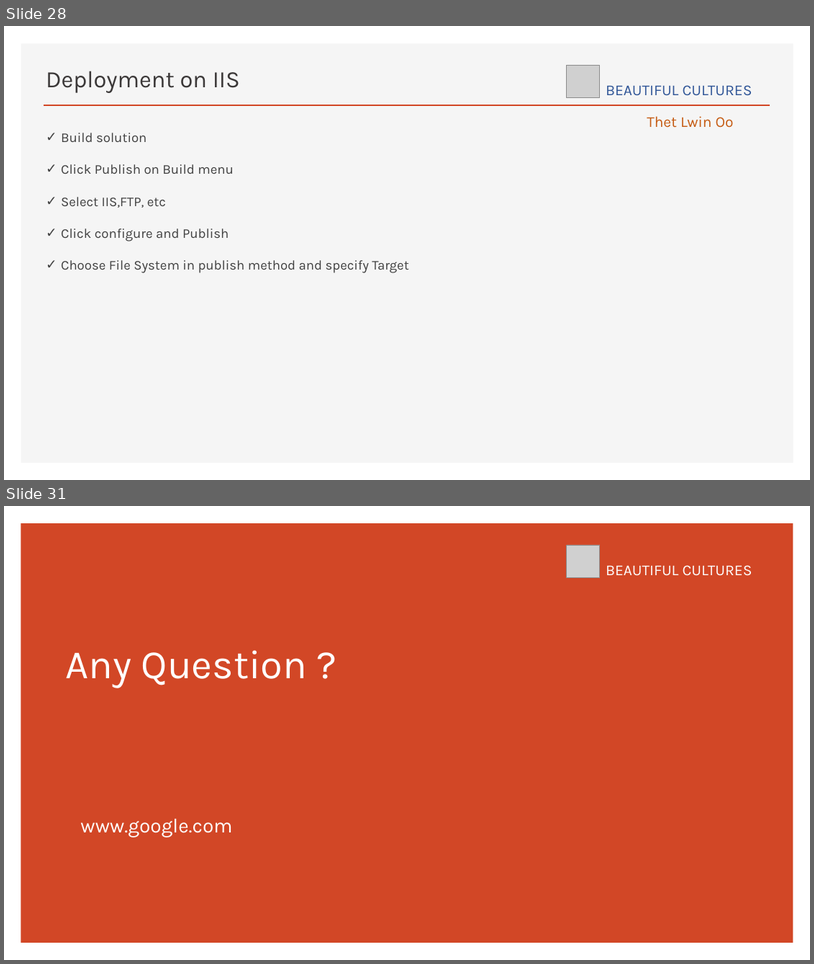
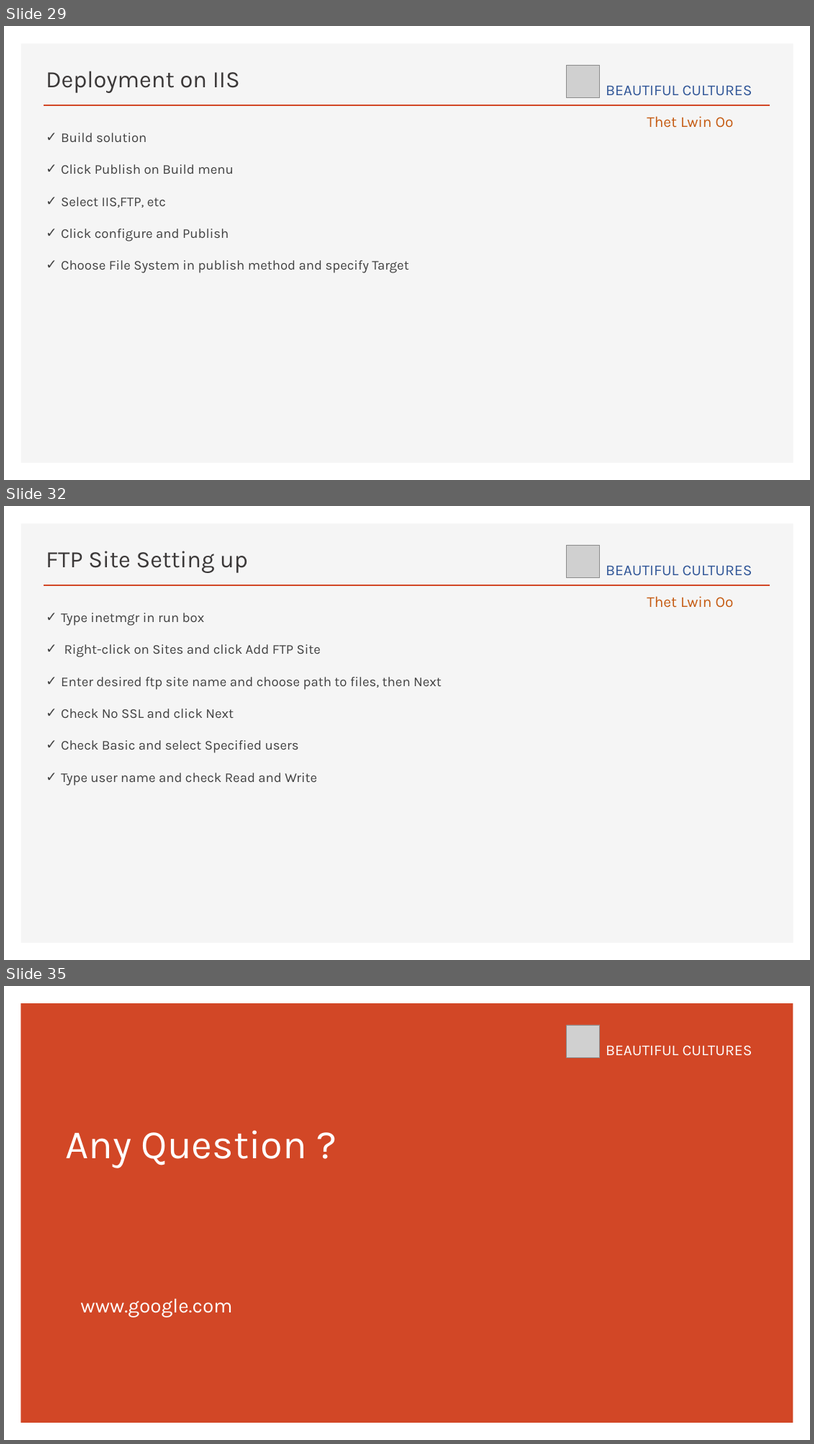
Before and after one commit to ThetLwinOoAam/AspNetMVCTPC1_Doc, a slide deck: AspDotNetMVC.pptx. Shown one above the other, each under a label of ours: slides 28 and 31 before the commit, slides 29, 32 and 35 after it; the slides between them are not shown. The pictures are 814x964 and 814x1444 pixels, drawn with LibreOffice and Linux fonts; fonts in the diff are those of the drawing; grey boxes stand for pictures. Boxes give left, top, right and bottom in pixels: in the first picture for what was removed or moved away, otherwise in the second. Text is boxed around its words. In the diff, an @@ line names an element or a change of style, - is before the commit and + after.

```diff
--- a/AspDotNetMVC.pptx
+++ b/AspDotNetMVC.pptx
@@ slide 32 added at <box>4,506,810,960</box>, background #FFFFFF; not listed: 2 template elements that a slide beside it also shows @@
@@ picture added at <box>567,545,600,578</box> @@
@@ title added at <box>46,551,248,573</box>, 28 pt, text #3B3838 @@
+FTP Site Setting up
@@ text added at <box>606,565,753,576</box>, 18 pt, text #2F5597 @@
+BEAUTIFUL CULTURES
@@ text added at <box>61,613,442,785</box>, 16 pt, text #404040 @@
+✓ Type inetmgr in run box
+✓ Right-click on Sites and click Add FTP Site
+✓ Enter desired ftp site name and choose path to files, then Next
+✓ Check No SSL and click Next
+✓ Check Basic and select Specified users
+✓ Type user name and check Read and Write
@@ text added at <box>647,596,734,608</box>, 18 pt, text #C55A11 @@
+Thet Lwin Oo
@@ what was slide 28 is now slide 29 @@
@@ what was slide 31 is now slide 35 @@
```
Also in this commit, not shown: 2 slides changed, 3 other slides added.
